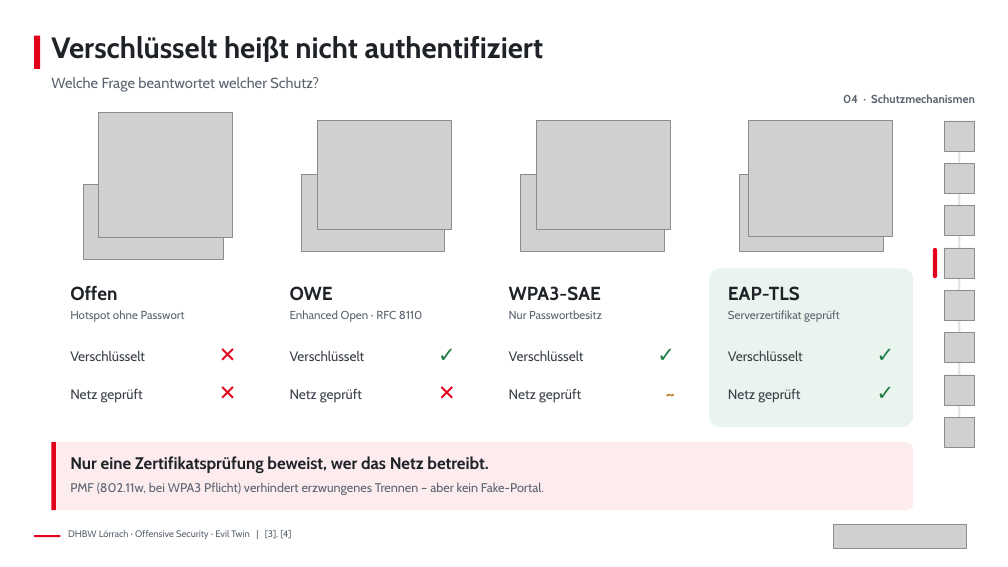
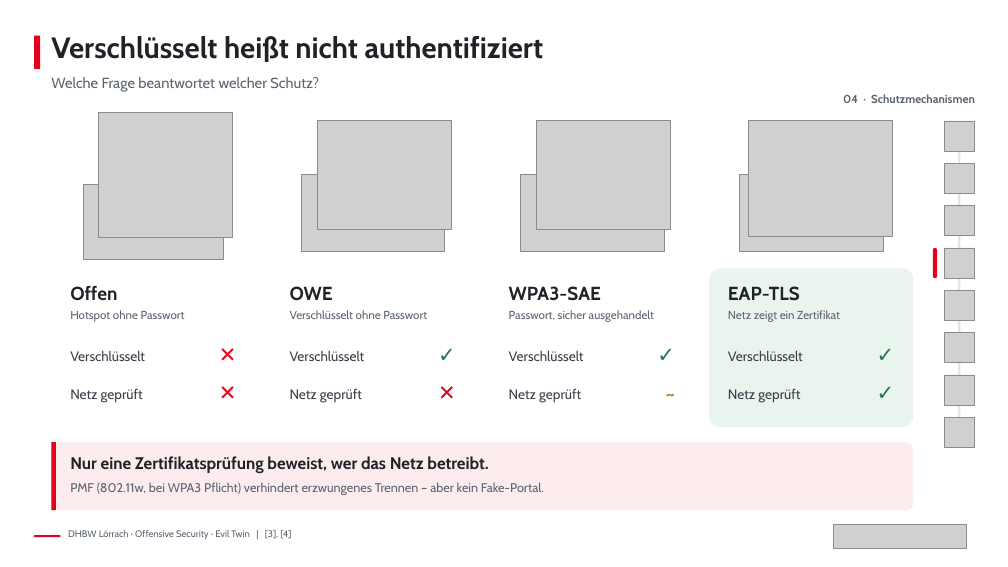
Before and after one commit to ThommyTrong/EvilTwin_Merkel, a slide deck: slide 10 of Evil_Twin_Final.pptx. Drawn at 1008x567 pixels with LibreOffice and Linux fonts; fonts in the diff are those of the drawing; grey boxes stand for pictures; background and template pictures are left out. Boxes give left, top, right and bottom in pixels: in the first picture for what was removed or moved away, otherwise in the second. Text is boxed around its words. In the diff, an @@ line names an element or a change of style, - is before the commit and + after.

```diff
--- a/Evil_Twin_Final.pptx
+++ b/Evil_Twin_Final.pptx
@@ text at [290, 310, 427, 319]: text changed @@
-Enhanced Open · RFC 8110
+Verschlüsselt ohne Passwort
@@ text at [509, 310, 654, 322]: text changed @@
-Nur Passwortbesitz
+Passwort, sicher ausgehandelt
@@ text at [728, 310, 840, 322]: text changed @@
-Serverzertifikat geprüft
+Netz zeigt ein Zertifikat
```
Also in this commit, not shown: 2 other slides changed, 3 slides added, 5 slides removed, 3 other files.
